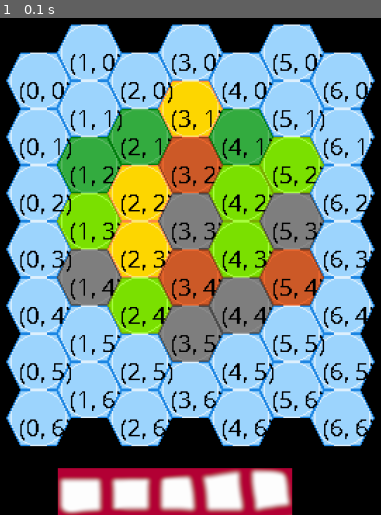
Above: before the commit, frame 1.
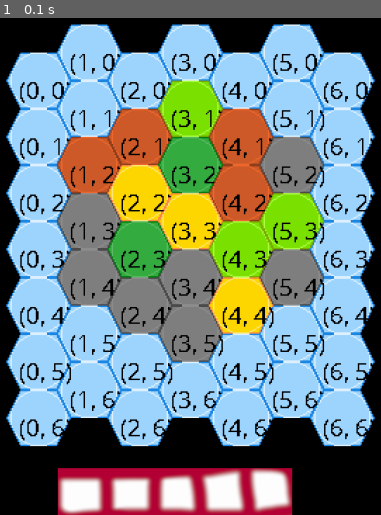
Above: after the commit, the same moment.

Repository: mplch/catanpy
Game: pygame game, started from run.py
Two runs of this game, one before a commit and one after it. Both use one fixed random seed, a clock stepped at 60 frames per second and the inputs below.
Inputs:
- Up to frame 1 (0.1 s): no input

The runs differ from the first frame. In frame 1, 22% of the frame differs, in the area x 14-86%, y 12-69%.

Commit message:
W,10; Map - default hex - direct placement generation.

Diff:
--- a/run.py
+++ b/run.py
@@ -54,7 +54,6 @@
 def coordPrintTile(c, r, x, y):
     text_surface = my_font.render(f"({c}, {r})", False, COORD_TILES_FONT_COLOR)
     surf_board.blit(text_surface, (x+COORD_TILE_X_OFFSET, y+COORD_TILE_Y_OFFSET))
-    print("hi")
 
 
 def placeHex(type, c, r):
@@ -105,6 +104,35 @@
     placeHex(outer, 4, 5)
     placeHex(outer, 5, 5)
 
+def draw_map_def_hex_outer():
+    # draw_map_rectangle(7, 7)
+    outer = "Template_vert.png"
+    outer = "Sea.png"
+    for f in range(7):
+        placeHex(outer, 0, f)
+        placeHex(outer, 6, f)
+        placeHex(outer, f, 0)
+        placeHex(outer, f, 6)
+    placeHex(outer, 1, 1)
+    placeHex(outer, 5, 1)
+    for i in (1, 2, 4, 5): placeHex(outer, i, 5)
+
+def draw_map_def_hex_inner():
+    # hardcoded !!
+    COLS = range(1, 5+1)
+    ROWS = (3, 4, 5, 4, 3)
+    OFFSETS = (2, 1, 1, 1, 2)
+    pairs = zip(COLS, ROWS, OFFSETS)
+    for column, tiles, off in pairs:
+        for row in range(tiles):
+            placeHex(random.choice(hexlands), column, row+off)
+
+    # i am NOT HAPPY with this
+    # not ELEGANT
+def draw_map_def_hex_v2():
+    draw_map_def_hex_outer()
+    draw_map_def_hex_inner()
+
 
 #----- SETUP ------------------------------------------------------
 
@@ -127,8 +155,8 @@
 surf_board = pygame.Surface((W//SCALE, H//SCALE))
 print(surf_board.get_size())
 
-# draw_map_rectangle(7, 7)
-draw_map_def_hex_v1()
+
+draw_map_def_hex_v2()
 
 
 # placeHex("Sea.png", 1, 1)
